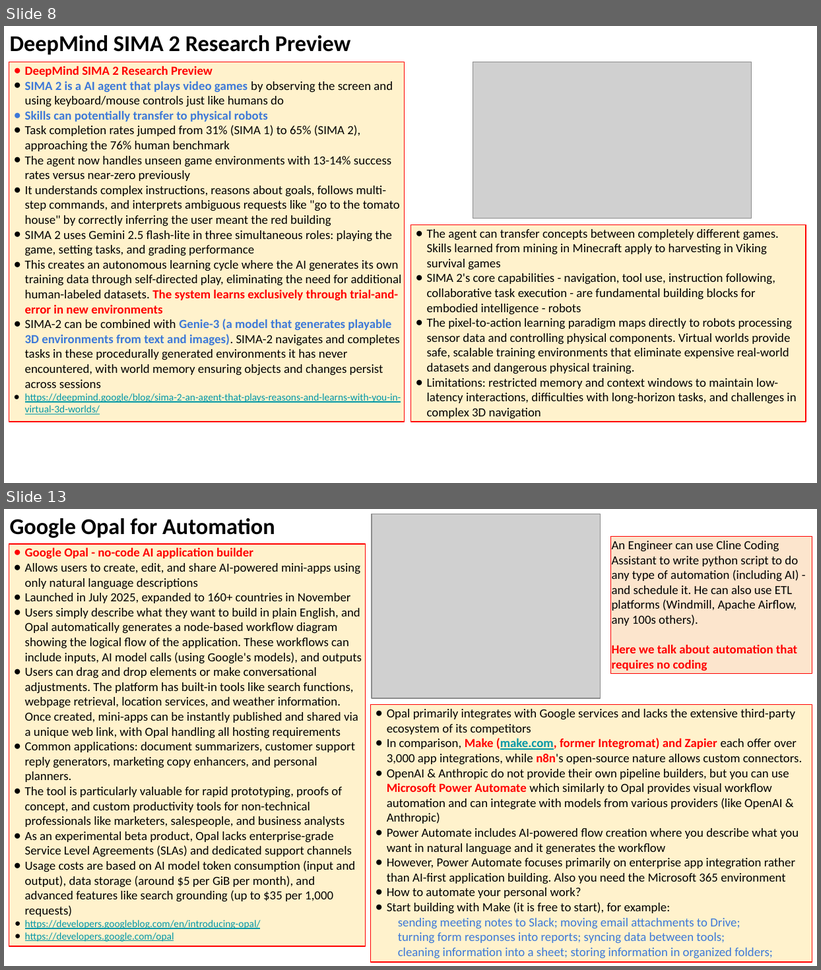
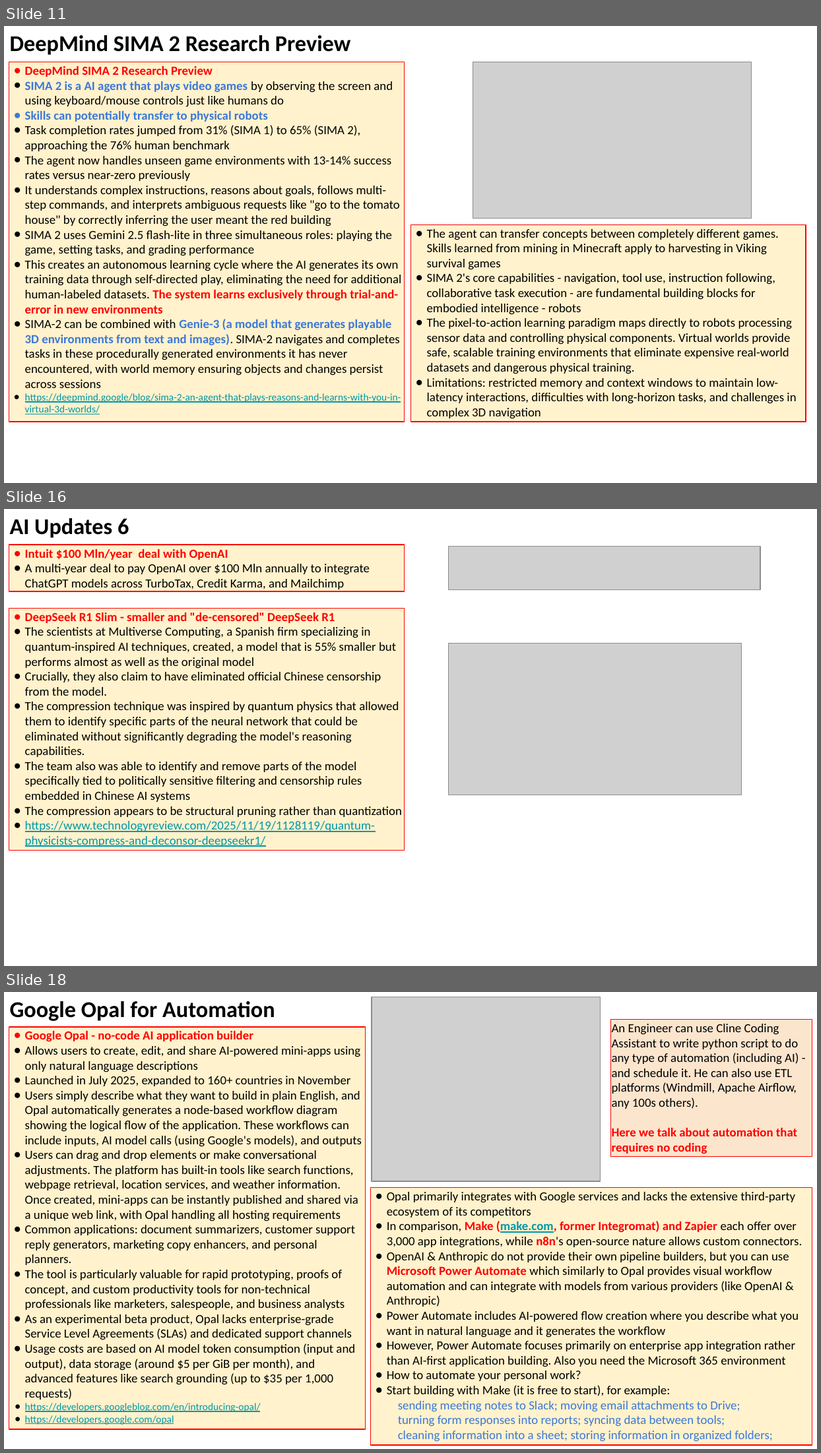
Before and after one commit to lselector/seminar, a slide deck: 2025/2025-11-21-AI-Updates.pptx. Shown one above the other, each under a label of ours: slides 8 and 13 before the commit, slides 11, 16 and 18 after it; the slides between them are not shown. The pictures are 821x970 and 821x1453 pixels, drawn with LibreOffice and Linux fonts; fonts in the diff are those of the drawing; grey boxes stand for pictures. Boxes give left, top, right and bottom in pixels: in the first picture for what was removed or moved away, otherwise in the second. Text is boxed around its words. In the diff, an @@ line names an element or a change of style, - is before the commit and + after.

```diff
--- a/2025/2025-11-21-AI-Updates.pptx
+++ b/2025/2025-11-21-AI-Updates.pptx
@@ slide 16 added at [4, 509, 817, 966], background #FFFFFF @@
@@ text added at [10, 518, 129, 538], 20 pt, text #000000, bold @@
+AI Updates 6
@@ rectangle added at [9, 545, 404, 592], fill #FFF2CC, outline #FF0000 0.75 pt, 11 pt, text #000000 @@
+● Intuit $100 Mln/year deal with OpenAI
+● A multi-year deal to pay OpenAI over $100 Mln annually to integrate ChatGPT models across TurboTax, Credit Karma, and Mailchimp
@@ picture added at [449, 547, 760, 590] @@
@@ rectangle added at [9, 608, 404, 850], fill #FFF2CC, outline #FF0000 0.75 pt, 11 pt, text #000000 @@
+● DeepSeek R1 Slim - smaller and "de-censored" DeepSeek R1
+● The scientists at Multiverse Computing, a Spanish firm specializing in quantum-inspired AI techniques, created, a model that is 55% smaller but performs almost as well as the original model
+● Crucially, they also claim to have eliminated official Chinese censorship from the model.
+● The compression technique was inspired by quantum physics that allowed them to identify specific parts of the neural network that could be eliminated without significantly degrading the model's reasoning capabilities.
+● The team also was able to identify and remove parts of the model specifically tied to politically sensitive filtering and censorship rules embedded in Chinese AI systems
+● The compression appears to be structural pruning rather than quantization
+● https://www.technologyreview.com/2025/11/19/1128119/quantum-physicists-compress-and-deconsor-deepseekr1/
@@ picture added at [449, 643, 741, 795] @@
@@ what was slide 8 is now slide 11 @@
@@ what was slide 13 is now slide 18 @@
```
Also in this commit, not shown: 7 slides changed, 7 other slides added.
